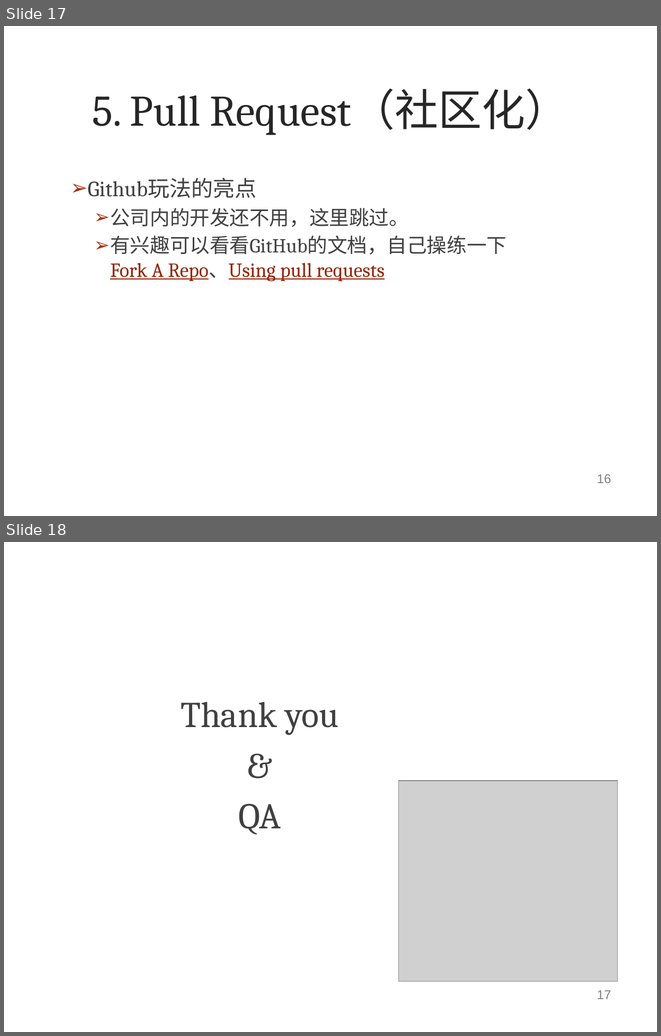
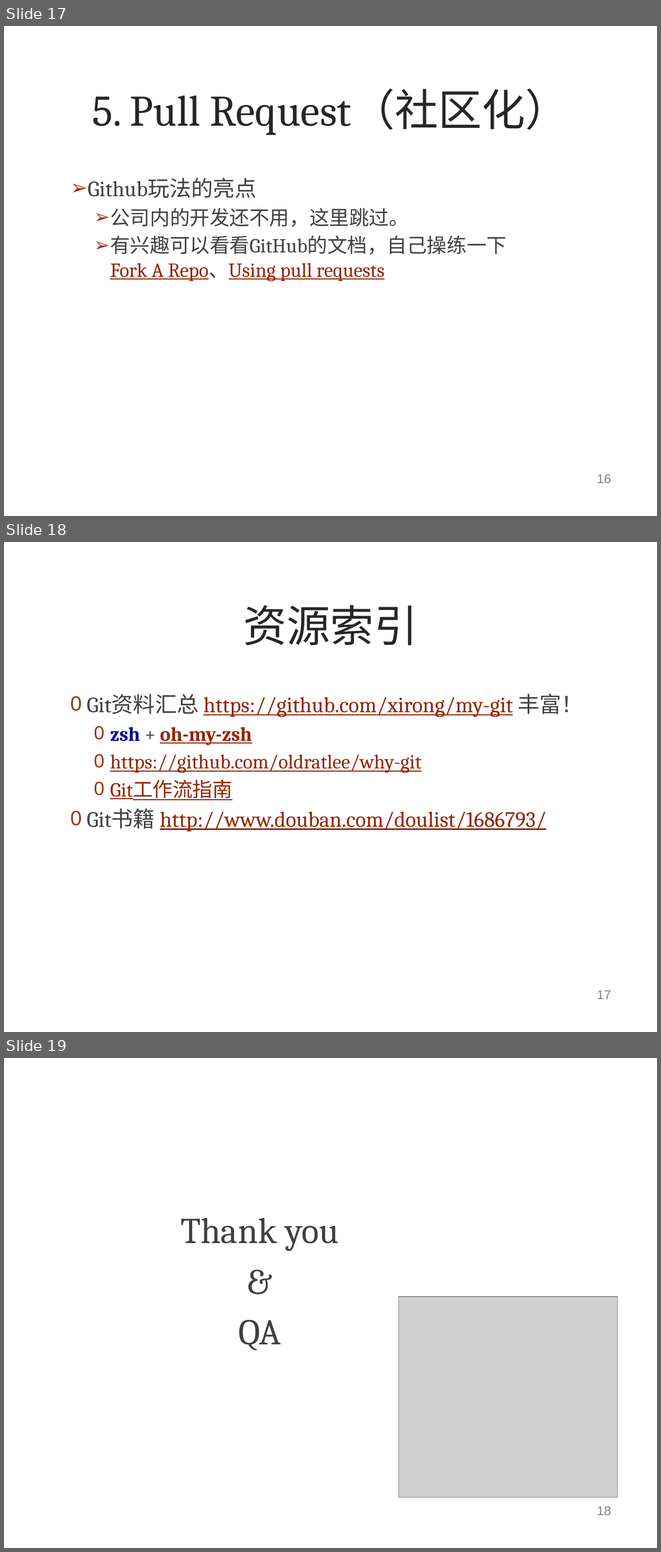
Before and after one commit to oldratlee/software-practice-thoughts, a slide deck: git/git-gitlab-usage.pptx. Shown one above the other, each under a label of ours: slides 17 and 18 before the commit, slides 17, 18 and 19 after it. The pictures are 661x1036 and 661x1552 pixels, drawn with LibreOffice and Linux fonts; fonts in the diff are those of the drawing; grey boxes stand for pictures; background and template pictures are left out. Boxes give left, top, right and bottom in pixels: in the first picture for what was removed or moved away, otherwise in the second. Text is boxed around its words. In the diff, an @@ line names an element or a change of style, - is before the commit and + after.

```diff
--- a/git/git-gitlab-usage.pptx
+++ b/git/git-gitlab-usage.pptx
@@ slide 18 added at (4, 542, 657, 1032), background picture (left out) @@
@@ title added at (244, 605, 417, 645), 48 pt, text #262626 @@
+资源索引
@@ text added at (87, 694, 583, 831), 24 pt, text #942408, underline @@
+0 Git资料汇总 https://github.com/xirong/my-git 丰富！
+  0 zsh + oh-my-zsh
+  0 https://github.com/oldratlee/why-git
+  0 Git工作流指南
+0 Git书籍 http://www.douban.com/doulist/1686793/
@@ page number added at (597, 990, 611, 999), 14 pt, text #808080 @@
+17
@@ what was slide 18 is now slide 19 @@
@@ page number at (597, 1506, 611, 1515): text changed @@
-17
+18
```
Also in this commit, not shown: 6 slides changed.
